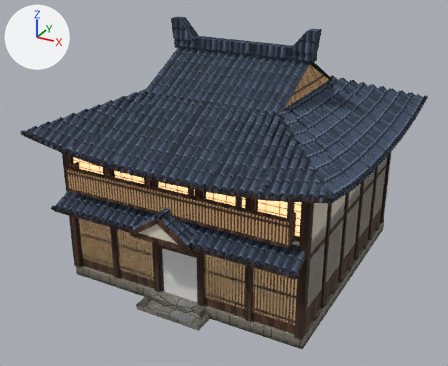
Before and after pictures for a commit that changed the glTF model Oxygen/project/Assets/Models/JapaneseCity/JP_Rich_Residence_A.glb.
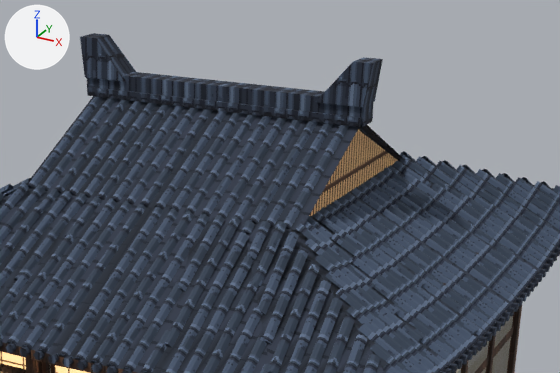
Old and new are each drawn whole from a 50 mm camera at (11.26, -16.99, 14.15) aimed at (-0.31, 4.05, 3.63) and again close up on the part from 29% to 92% of the width and 0% to 51% of the height. The axes (+X, +Y, +Z) are drawn at upper left. The lights are the same throughout. The older version's two pictures come first. Where no turn or scale is listed for an object, it has been applied to the vertices. Vertices at exactly the same position are counted once.

Objects in the first close-up: 'JP_Rich_Residence_A' and 1 more.
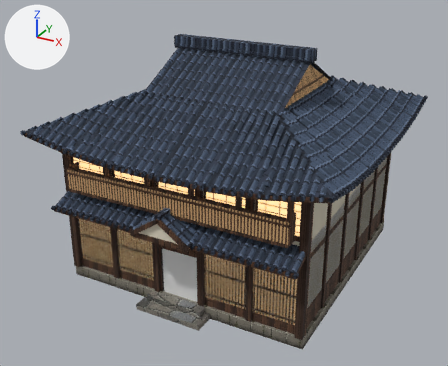
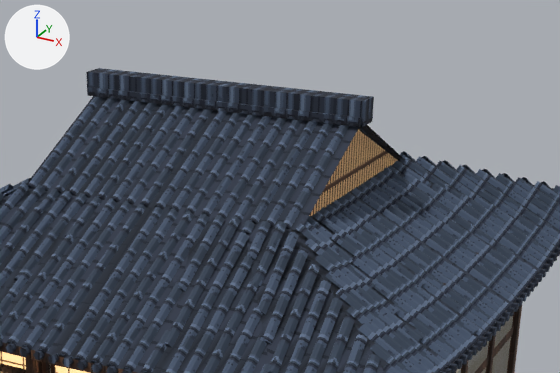
Where the change shows, as pixel boxes (x1, y1, x2, y2) in the close-ups (560 x 373 px):
```json
{"object": "JP_Rich_Residence_A", "change": "reshaped", "before": [0, 33, 560, 373], "after": [0, 68, 560, 373]}
{"part": 1, "of": "me_jp_rich_residence_a", "change": "deleted", "before": [80, 33, 136, 82], "on screen": "blue"}
{"part": 2, "of": "me_jp_rich_residence_a", "change": "deleted", "before": [316, 57, 383, 107], "on screen": "blue"}
```

The change, as JSON lines over the scene's bpy script:
```json
{"block": "me_jp_rich_residence_a", "where": "# used by ob_jp_rich_residence_a; location = (0.0, 0.0, 0.0)"}
{"op": "remove", "block": "me_jp_rich_residence_a", "code": "me_jp_rich_residence_a.from_pydata(...)  # 6410 vertices, 9004 faces; spans x -6.2..6.2, y -1.33..11.2, z 0.0..10.12"}
{"op": "add", "block": "me_jp_rich_residence_a", "code": "me_jp_rich_residence_a.from_pydata(...)  # 6394 vertices, 8980 faces; spans x -6.2..6.2, y -1.33..11.2, z 0.0..9.42"}
{"block": "me_jp_rich_residence_a", "change": "me_jp_rich_residence_a part 1: the loose piece of 8 vertices spanning x -3.16..-2.1, y 4.69..5.31, z 9.32..10.12 is deleted"}
{"block": "me_jp_rich_residence_a", "change": "me_jp_rich_residence_a part 2: the loose piece of 8 vertices spanning x 2.1..3.16, y 4.69..5.31, z 9.32..10.12 is deleted"}
```
